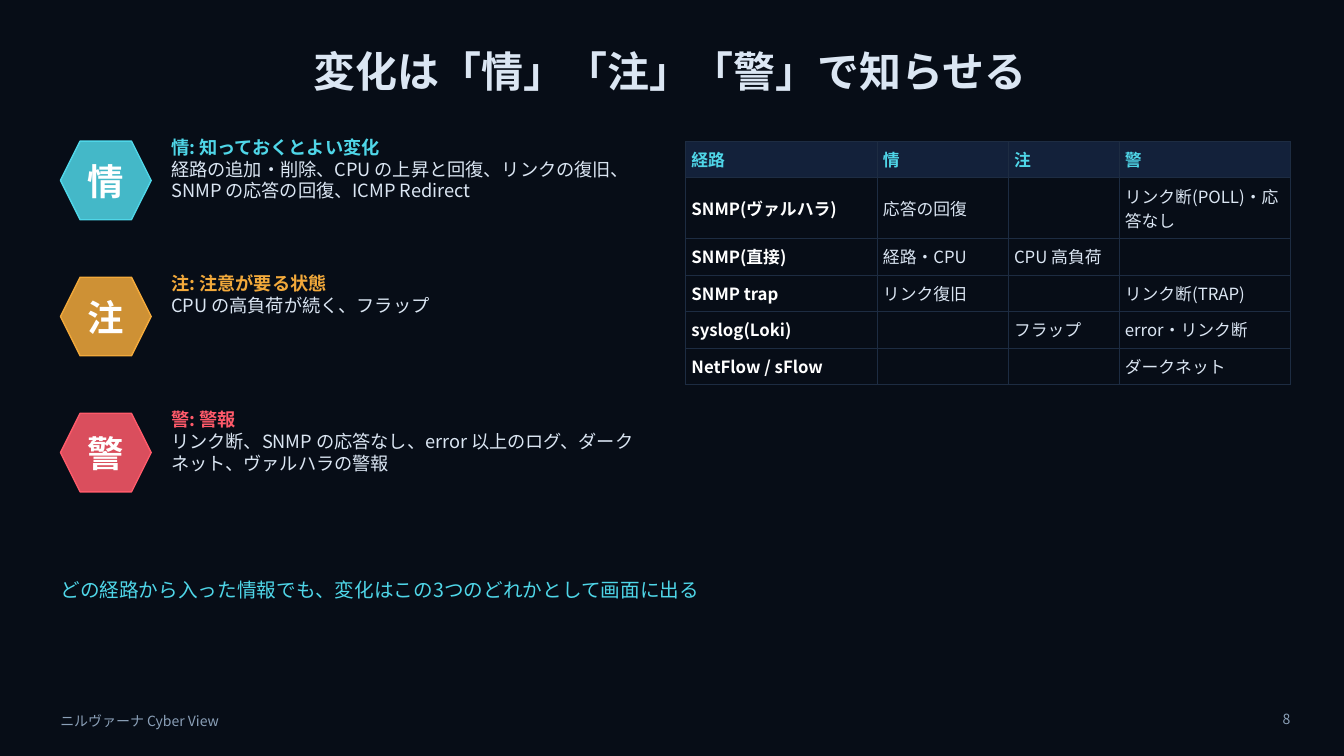
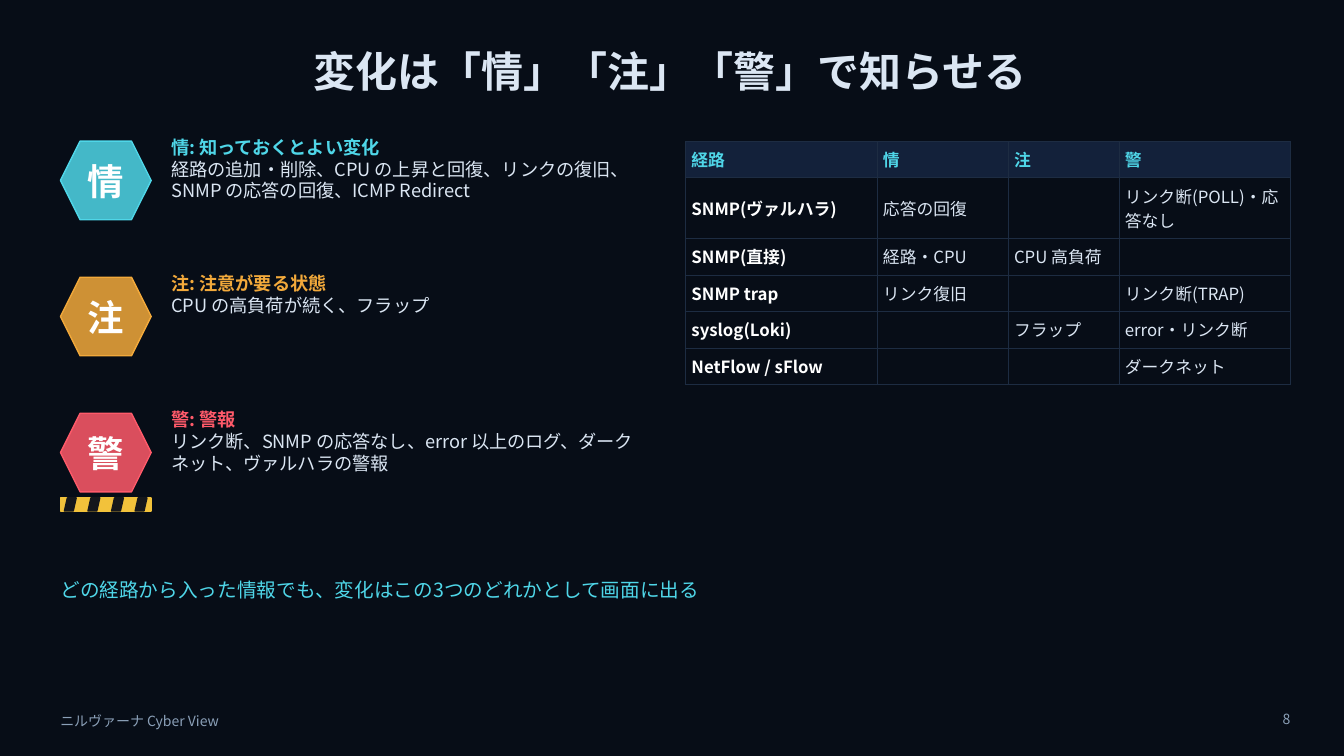
Before and after one commit to w-index-m/network-lab-emulator, a slide deck: slide 8 of docs/nirvana-introduction.pptx. Drawn at 1344x756 pixels with LibreOffice and Linux fonts; fonts in the diff are those of the drawing; background and template pictures are left out. Boxes give left, top, right and bottom in pixels: in the first picture for what was removed or moved away, otherwise in the second. Text is boxed around its words. In the diff, an @@ line names an element or a change of style, - is before the commit and + after.

```diff
--- a/docs/nirvana-introduction.pptx
+++ b/docs/nirvana-introduction.pptx
@@ rectangle added at <box>60,498,151,511</box>, fill #F2C23B, outline #F2C23B 1 pt @@
@@ parallelogram added at <box>65,498,77,511</box>, fill #15171C, outline #15171C 1 pt @@
@@ parallelogram added at <box>88,498,100,511</box>, fill #15171C, outline #15171C 1 pt @@
@@ parallelogram added at <box>112,498,124,511</box>, fill #15171C, outline #15171C 1 pt @@
@@ parallelogram added at <box>135,498,147,511</box>, fill #15171C, outline #15171C 1 pt @@
```
Also in this commit, not shown: 3 other slides changed.
